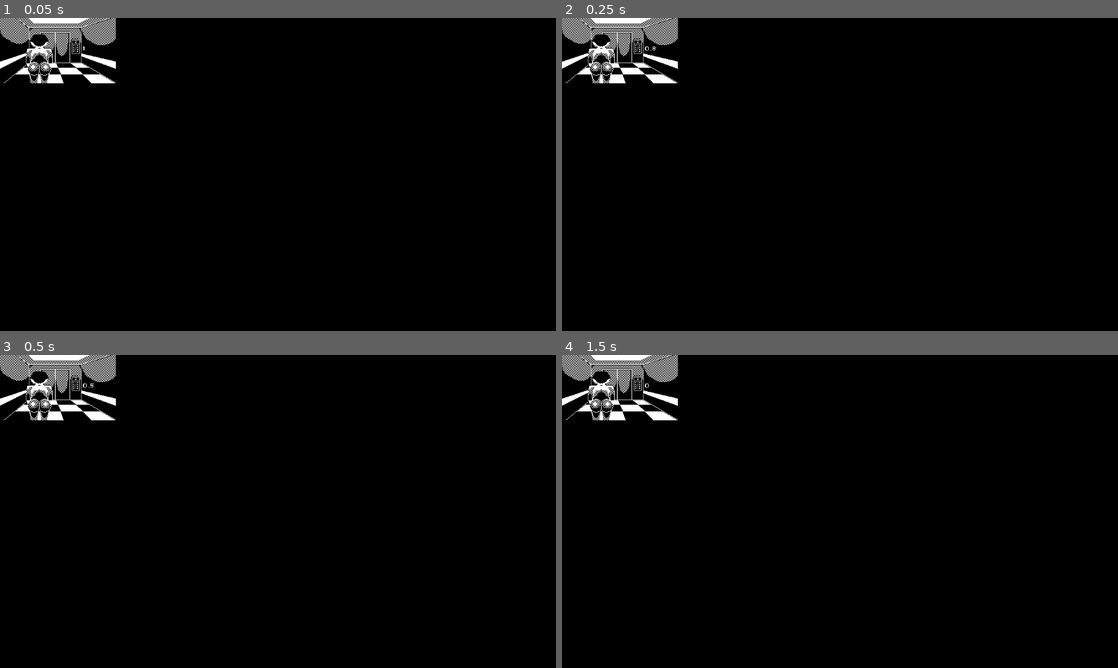
Above: before the commit, frames 1-4 (two rows, left to right).
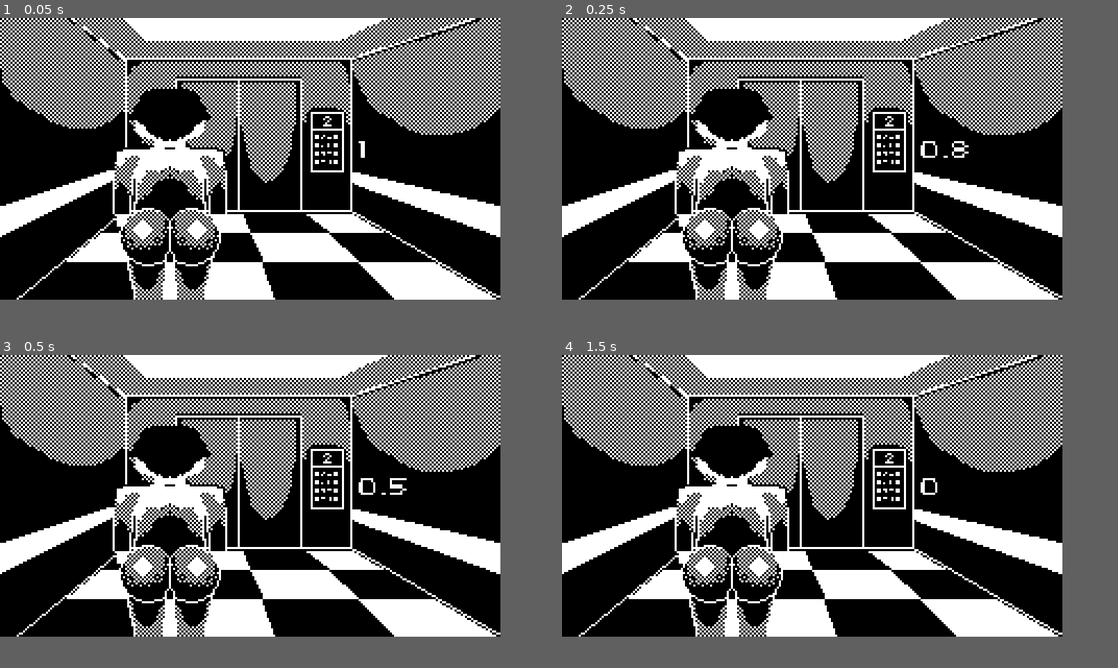
Above: after the commit, the same moments.

Repository: DIceEvYo/thegreatgasspi
Game: Godot game, scene res://stinky.tscn
Same seed, same stepped clock (60 frames per second), same inputs: the game is played once before the commit and once after it. Before the commit the project has no main scene; this scene is started directly in both runs.
Inputs:
- Up to frame 1 (0.05 s): no input
- Up to frame 2 (0.25 s): no input
- Up to frame 3 (0.5 s): no input
- Up to frame 4 (1.5 s): tap Enter at 0.5 s; tap Space at 1.25 s
In our replay, the window is 800x450 before the commit and 720x405 after it. These sizes can differ from the game's own. Grey fills any space a smaller window leaves; there, only what the larger window draws over its background counts as a difference.

The runs differ from the first frame. In frame 1, 32% of the frame differs, in the area x 0-90%, y 0-90%; in frame 2, 32%; in frame 3, 32%; in frame 4, 32%.
Error in both runs: Invalid assignment of property or key 'text' with value of type 'String' on a base object of type 'null instance'. (res://Toot.gd:39)

Commit message:
changed resolution

Diff:
--- a/project.godot
+++ b/project.godot
@@ -11,12 +11,15 @@
 [application]
 
 config/name="TryNotToFartChallenge"
+run/main_scene="res://stinky.tscn"
 config/features=PackedStringArray("4.2", "GL Compatibility")
 boot_splash/bg_color=Color(0, 0, 0, 1)
 config/icon="res://icon.svg"
 
 [display]
 
+window/size/viewport_width=240
+window/size/viewport_height=135
 window/stretch/mode="viewport"
 
 [rendering]
